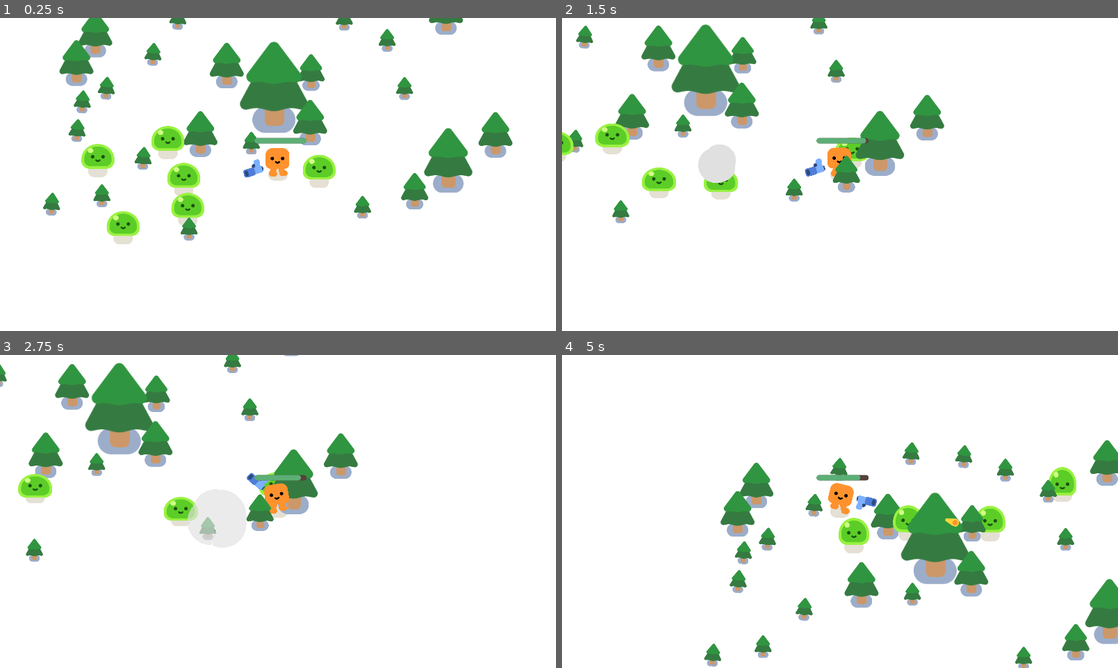
Above: before the commit, frames 1-4 (two rows, left to right).
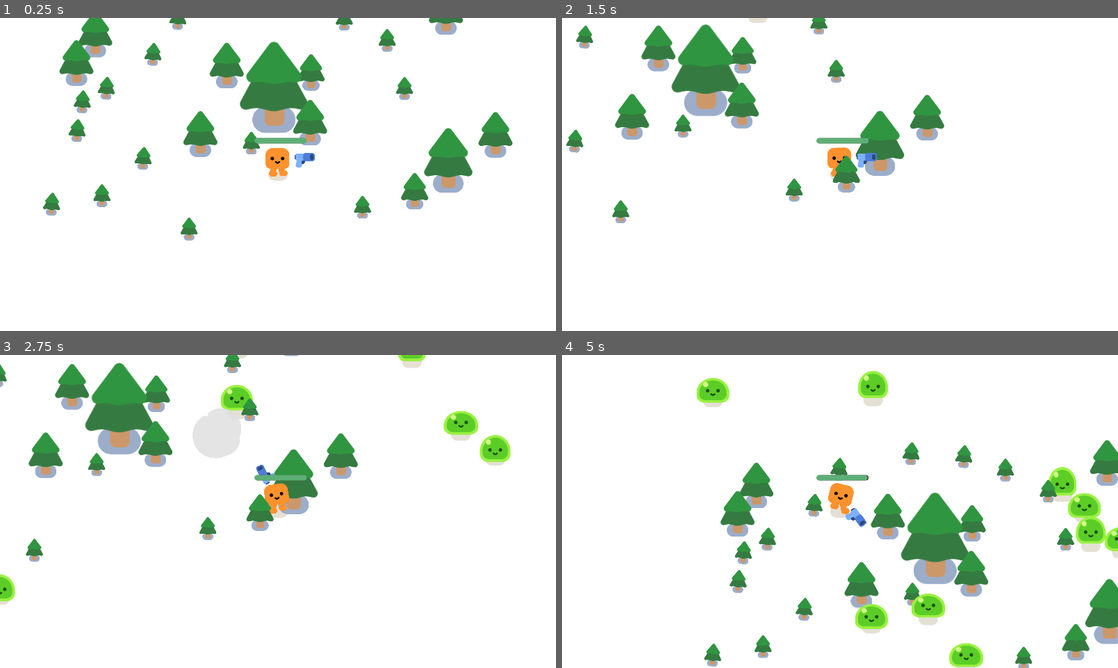
Above: after the commit, the same moments.

Repository: YvanDesPatates/2d-tuto-vampire-survivor-like
Game: Godot game, scene res://game.tscn
Same seed, same stepped clock (60 frames per second), same inputs: the game is played once before the commit and once after it.
Inputs:
- Up to frame 1 (0.25 s): no input
- Up to frame 2 (1.5 s): hold D (move_right) 0.53-1.28 s; hold S (move_down) from 1.28 s (still down)
- Up to frame 3 (2.75 s): release S (move_down) at 2.03 s; hold D (move_right) from 2.03 s (still down)
- Up to frame 4 (5 s): release D (move_right) at 2.78 s; hold W (move_up) 2.78-3.53 s; hold A (move_left) from 3.53 s (still down)

The runs differ from the first frame. In frame 1, 3.1% of the frame differs, in the area x 14-61%, y 34-73%; in frame 2, 2.4%; in frame 3, 4.0%; in frame 4, 4.8%, in the area x 24-100%, y 5-100%.

Commit message:
make ennemies spawn

Diff:
--- a/enemy.gd
+++ b/enemy.gd
@@ -1,7 +1,6 @@
 extends CharacterBody2D
 
-@onready var player: Node2D = %Player
-@onready var smoke_explosion = preload("res://smoke_explosion/smoke_explosion.tscn")
+@onready var player = get_node("/root/Game/Player")
 var speed: int = 300
 var health = 3
 
@@ -20,6 +19,6 @@
 	if health == 0:
 		queue_free()
 
-		var smoke_instance:Node2D = smoke_explosion.instantiate()
+		var smoke_instance:Node2D = preload("res://smoke_explosion/smoke_explosion.tscn").instantiate()
 		get_parent().add_child(smoke_instance)
 		smoke_instance.global_position = global_position
--- /dev/null
+++ b/game.gd
@@ -0,0 +1,11 @@
+extends Node2D
+
+func spawn_enemy():
+	%PathFollow2D.progress_ratio = randf()
+	var enemy: Node2D = preload("uid://v45siqi72g4b").instantiate()
+	enemy.global_position = %PathFollow2D.global_position
+	add_child(enemy)
+
+
+func _on_spawn_ennemies_timer_timeout() -> void:
+	spawn_enemy()
--- a/game.tscn
+++ b/game.tscn
@@ -1,11 +1,18 @@
 [gd_scene format=3 uid="uid://b3u84076due2"]
 
 [ext_resource type="PackedScene" uid="uid://c1sx7bic4uhdj" path="res://player.tscn" id="1_80nbo"]
+[ext_resource type="Script" uid="uid://dususlr2yr63q" path="res://game.gd" id="1_fc0e3"]
 [ext_resource type="PackedScene" uid="uid://dq3r015sr1uql" path="res://pine_tree.tscn" id="2_e2o6t"]
-[ext_resource type="PackedScene" uid="uid://v45siqi72g4b" path="res://enemy.tscn" id="3_feb5d"]
+
+[sub_resource type="Curve2D" id="Curve2D_7jktm"]
+_data = {
+"points": PackedVector2Array(0, 0, 0, 0, -140, -107, 0, 0, 0, 0, 2153, -88, 0, 0, 0, 0, 2165, 1367, 0, 0, 0, 0, -144, 1355, 0, 0, 0, 0, -148, -99)
+}
+point_count = 5
 
 [node name="Game" type="Node2D" unique_id=472559160]
 y_sort_enabled = true
+script = ExtResource("1_fc0e3")
 
 [node name="CanvasLayer" type="CanvasLayer" parent="." unique_id=656545523]
 layer = -1
@@ -17,6 +24,15 @@
 [node name="Player" parent="." unique_id=1091988629 instance=ExtResource("1_80nbo")]
 unique_name_in_owner = true
 position = Vector2(939, 714)
+
+[node name="Path2D" type="Path2D" parent="Player" unique_id=911053680]
+position = Vector2(-962, -634)
+curve = SubResource("Curve2D_7jktm")
+
+[node name="PathFollow2D" type="PathFollow2D" parent="Player/Path2D" unique_id=170895937]
+unique_name_in_owner = true
+position = Vector2(-140, -107)
+rotation = 0.008285898
 
 [node name="PineTree" parent="." unique_id=684713034 instance=ExtResource("2_e2o6t")]
 position = Vector2(308, 285)
@@ -128,20 +144,8 @@
 position = Vector2(1231, 854)
 scale = Vector2(0.5, 0.5)
 
-[node name="enemy" parent="." unique_id=1174927618 instance=ExtResource("3_feb5d")]
-position = Vector2(513, 794)
+[node name="SpawnEnnemiesTimer" type="Timer" parent="." unique_id=1442763031]
+wait_time = 0.3
+autostart = true
 
-[node name="enemy2" parent="." unique_id=1888492126 instance=ExtResource("3_feb5d")]
-position = Vector2(547, 867)
-
-[node name="enemy3" parent="." unique_id=1630954280 instance=ExtResource("3_feb5d")]
-position = Vector2(485, 626)
-
-[node name="enemy4" parent="." unique_id=985892905 instance=ExtResource("3_feb5d")]
-position = Vector2(335, 963)
-
-[node name="enemy5" parent="." unique_id=46323275 instance=ExtResource("3_feb5d")]
-position = Vector2(242, 701)
-
-[node name="enemy6" parent="." unique_id=111669587 instance=ExtResource("3_feb5d")]
-position = Vector2(1155, 753)
+[connection signal="timeout" from="SpawnEnnemiesTimer" to="." method="_on_spawn_ennemies_timer_timeout"]
Not shown, added: game.gd.uid
